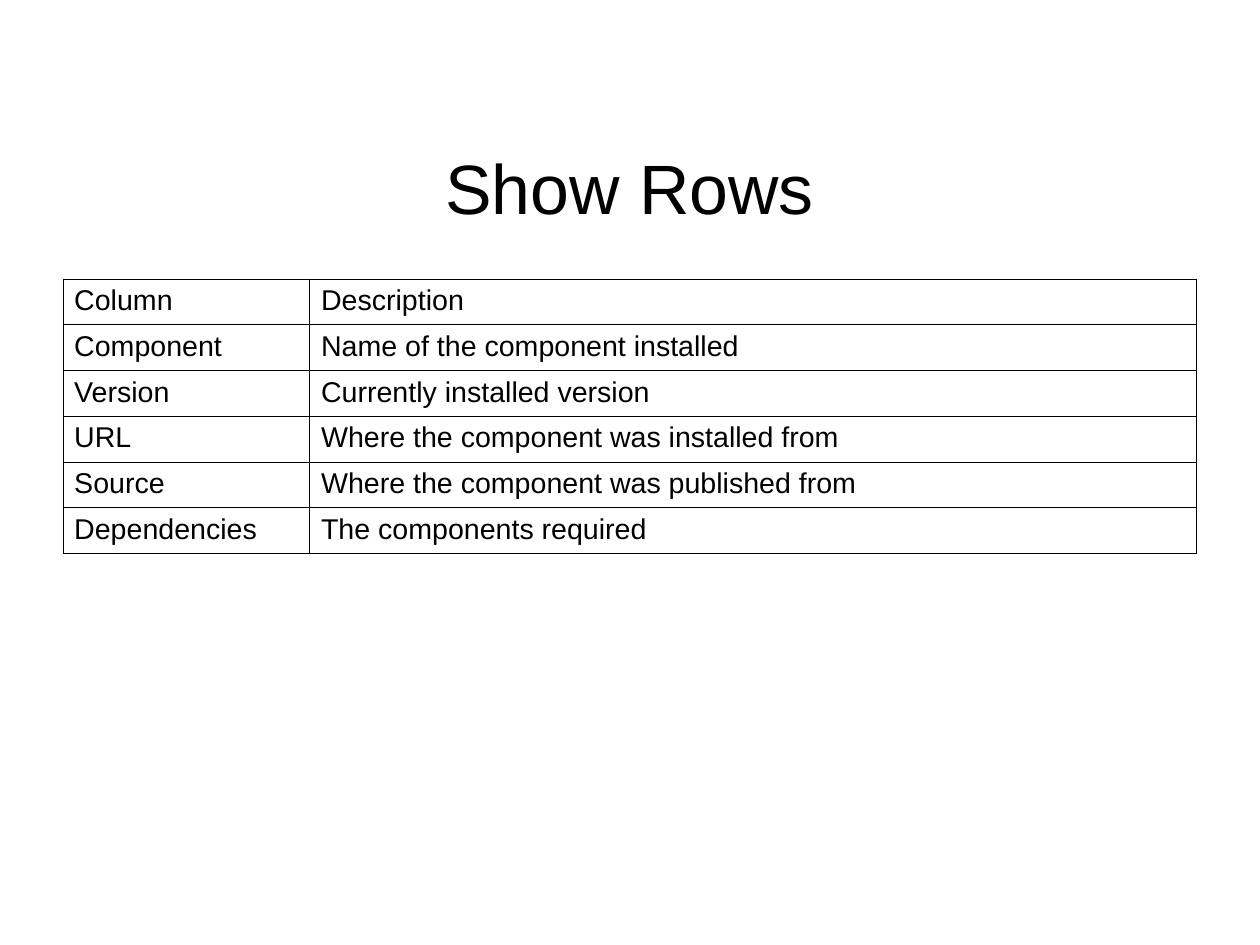
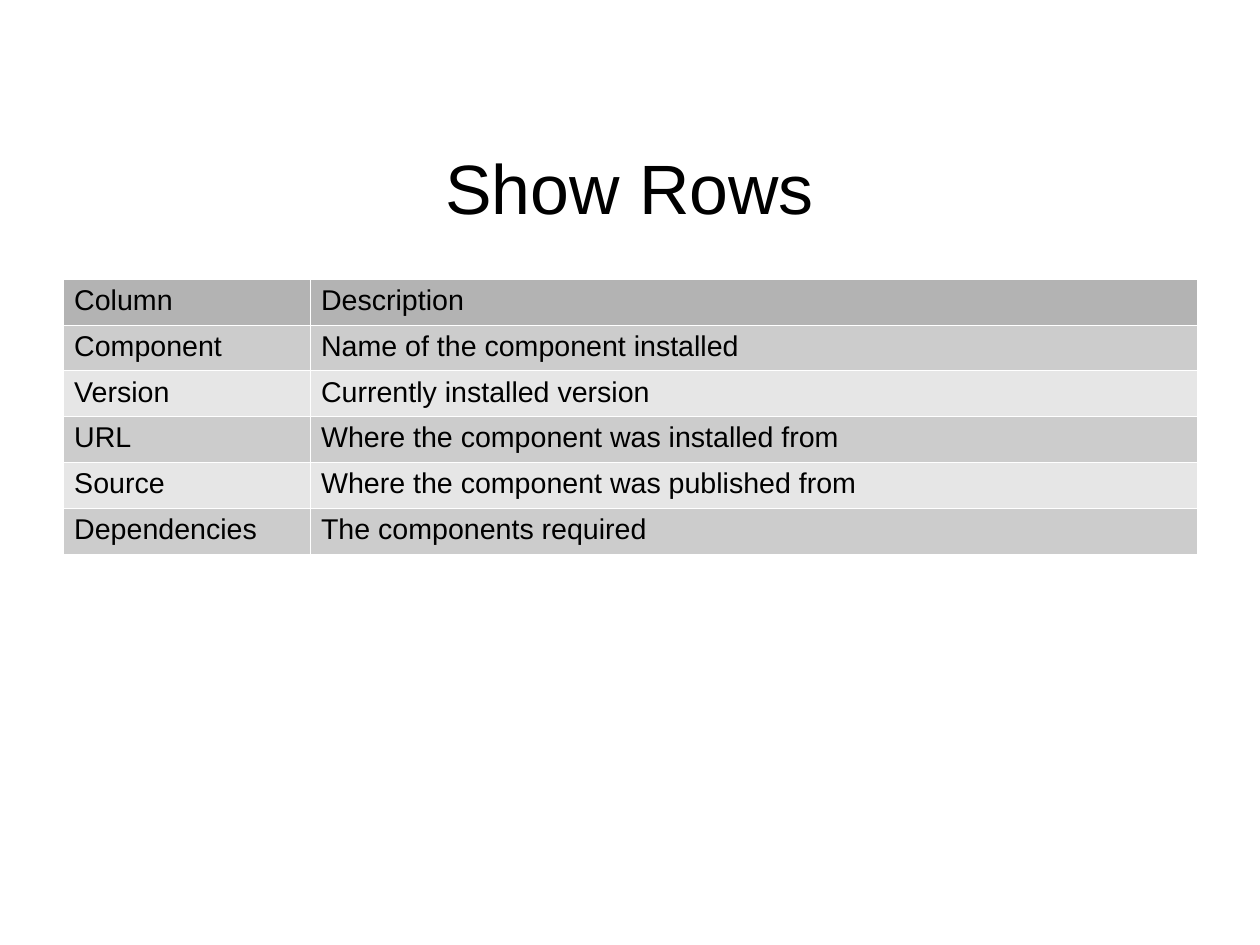
Before and after one commit to jeremiah-c-leary/hdl-component-manager, a slide deck: slide 13 of docs/presentations/hdl-component-manager.odp (slide 12 before the commit). Drawn at 1260x945 pixels with LibreOffice and Linux fonts; fonts in the diff are those of the drawing; background and template pictures are left out. Boxes give left, top, right and bottom in pixels: in the first picture for what was removed or moved away, otherwise in the second. Text is boxed around its words. In the diff, an @@ line names an element or a change of style, - is before the commit and + after.

```diff
--- a/docs/presentations/hdl-component-manager.odp
+++ b/docs/presentations/hdl-component-manager.odp
@@ table at (63,279,1197,549) @@
@@ fill none to #B3B3B3 in row 1 @@
@@ fill none to #CCCCCC in 6 cells @@
@@ fill none to #E6E6E6 in 4 cells @@
@@ borders changed @@
```
Also in this commit, not shown: 7 other slides changed, 1 slide added.
